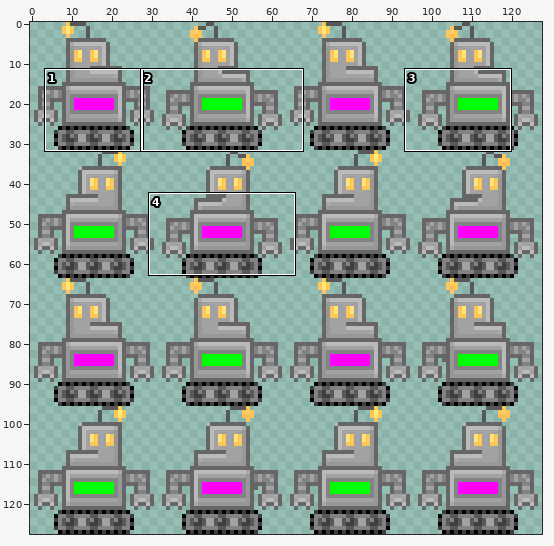
Two versions of one sprite sheet, res/robot_v1.png. The picture above shows the old version from afar; the outline marks the close-up.
Close-up. Before the edit:
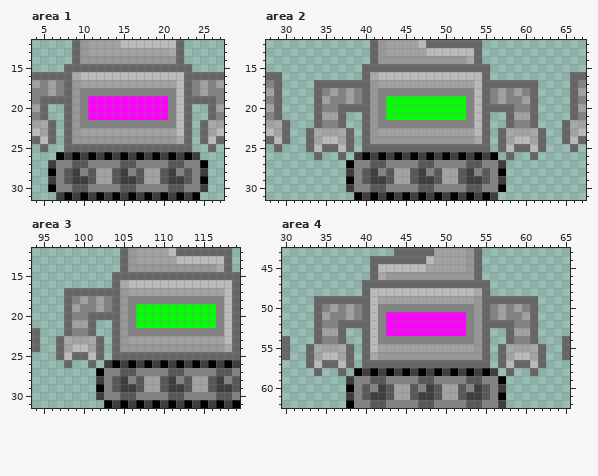
The file is 128x128 pixels. Colours within 5 levels of each other are drawn and written as one. Shown: area 1: x 4..27, y 12..31; area 2: x 28..67, y 12..31; area 3: x 94..119, y 12..31; area 4: x 30..65, y 43..62. The commit also changed other parts of the picture, which this record leaves out.
The result:
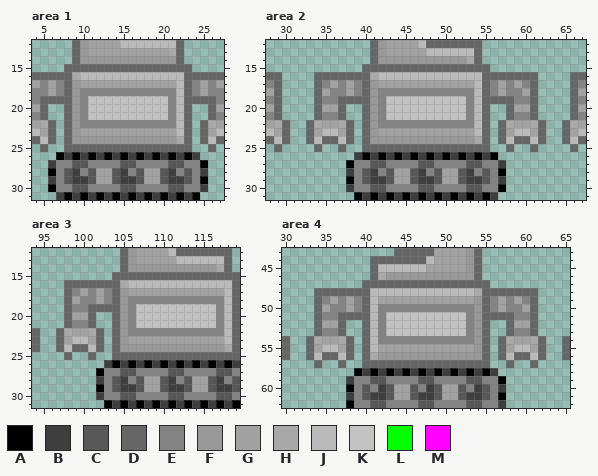
Palette (. is transparent): A #000000  B #3e3e3e  C #585858  D #666666  E #838383  F #989898  G #a2a2a2  H #a9a9a9  J #bababa  K #c2c2c2  L #00ff00  M #ff00ff
Change:
Area 1:
y 19..21: x 11..20 MMMMMMMMMM -> KKKKKKKKKK
Area 2:
y 16: x 34..39 ...... -> DDDDDD; x 56..61 ...... -> DDDDDD
y 17: x 35..39 DDDDD -> EGEGE; x 56..60 DDDDD -> EGEGE
y 18: x 35..36 EG -> GE; x 59..60 GE -> EG
y 19: x 35 G -> E; x 37..39 EGE -> DDD; x 43..52 LLLLLLLLLL -> KKKKKKKKKK; x 56..58 EGE -> DDD; x 60 G -> E
y 20: x 35..36 EE -> GG; x 38..39 DD -> ..; x 43..52 LLLLLLLLLL -> KKKKKKKKKK; x 56..57 DD -> ..; x 59..60 EE -> GG
y 21: x 35..36 GG -> EE; x 43..52 LLLLLLLLLL -> KKKKKKKKKK; x 59..60 GG -> EE
y 22: x 33..38 .DEED. -> DHGGHD; x 57..62 .DEED. -> DHGGHD
y 23: x 34..37 HGGH -> GJJG; x 58..61 HGGH -> GJJG
y 24: x 34..37 GJJG -> JDDJ; x 58..61 GJJG -> JDDJ
y 25: x 33..38 DJDDJD -> .D..D.; x 57..62 DJDDJD -> .D..D.
y 26: x 34 D -> .; x 37 D -> .; x 58 D -> .; x 61 D -> .
Area 3:
y 16: x 98..103 ...... -> DDDDDD
y 17: x 99..103 DDDDD -> EGEGE
y 18: x 99..100 EG -> GE
y 19: x 99 G -> E; x 101..103 EGE -> DDD; x 107..116 LLLLLLLLLL -> KKKKKKKKKK
y 20: x 99..100 EE -> GG; x 102..103 DD -> ..; x 107..116 LLLLLLLLLL -> KKKKKKKKKK
y 21: x 99..100 GG -> EE; x 107..116 LLLLLLLLLL -> KKKKKKKKKK
y 22: x 97..102 .DEED. -> DHGGHD
y 23: x 98..101 HGGH -> GJJG
y 24: x 98..101 GJJG -> JDDJ
y 25: x 97..102 DJDDJD -> .D..D.
y 26: x 98 D -> .; x 101 D -> .
Area 4:
y 48: x 34..39 ...... -> DDDDDD; x 56..61 ...... -> DDDDDD
y 49: x 35..39 DDDDD -> EGEGE; x 56..60 DDDDD -> EGEGE
y 50: x 35..36 EG -> GE; x 59..60 GE -> EG
y 51: x 35 G -> E; x 37..39 EGE -> DDD; x 43..52 MMMMMMMMMM -> KKKKKKKKKK; x 56..58 EGE -> DDD; x 60 G -> E
y 52: x 35..36 EE -> GG; x 38..39 DD -> ..; x 43..52 MMMMMMMMMM -> KKKKKKKKKK; x 56..57 DD -> ..; x 59..60 EE -> GG
y 53: x 35..36 GG -> EE; x 43..52 MMMMMMMMMM -> KKKKKKKKKK; x 59..60 GG -> EE
y 54: x 33..38 .DEED. -> DHGGHD; x 57..62 .DEED. -> DHGGHD
y 55: x 34..37 HGGH -> GJJG; x 58..61 HGGH -> GJJG
y 56: x 34..37 GJJG -> JDDJ; x 58..61 GJJG -> JDDJ
y 57: x 33..38 DJDDJD -> .D..D.; x 57..62 DJDDJD -> .D..D.
y 58: x 34 D -> .; x 37 D -> .; x 58 D -> .; x 61 D -> .
